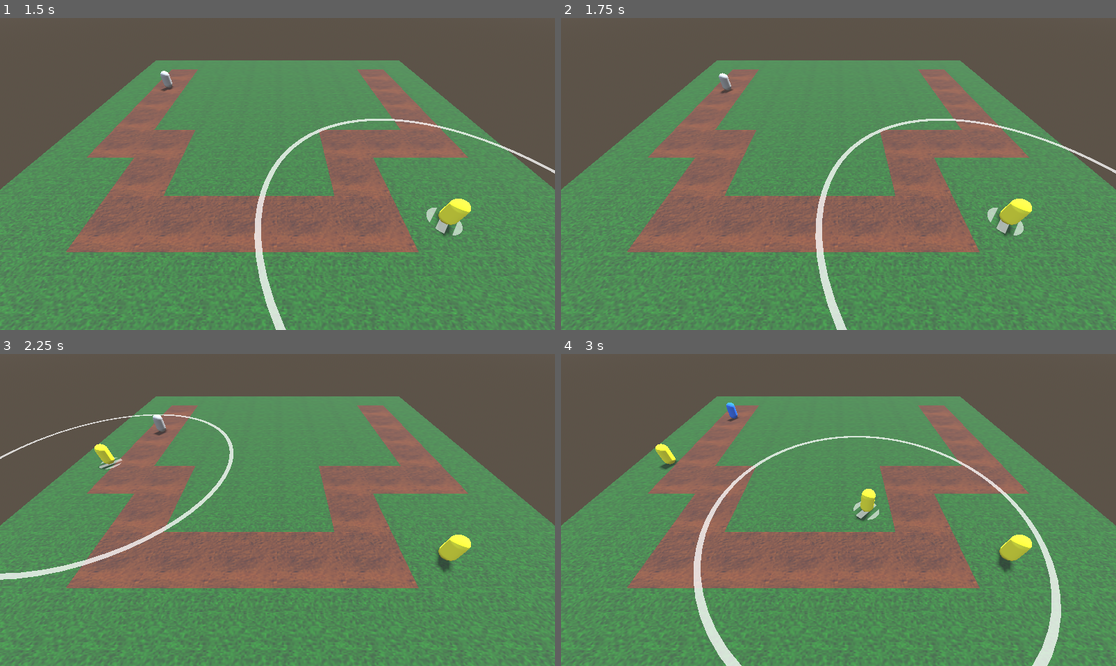
Above: before the commit, frames 1-4 (two rows, left to right).
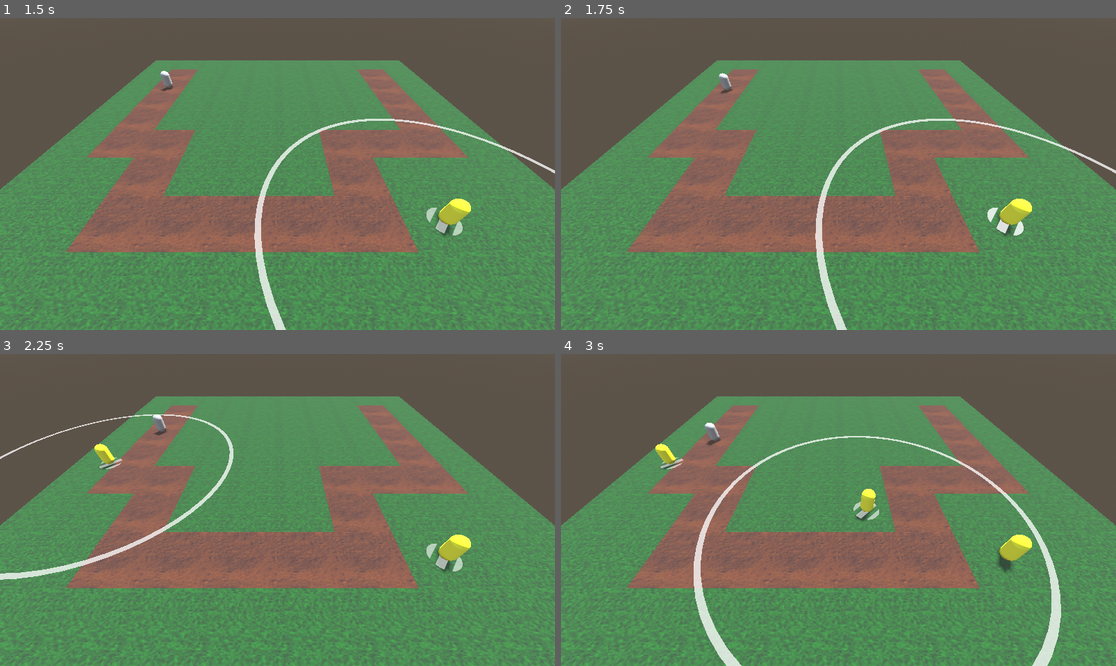
Above: after the commit, the same moments.

Repository: SirRight12/Godot-Tower-Defense
Game: Godot game, scene res://world2.tscn
Two runs of this game, one before a commit and one after it. Both use one fixed random seed, a clock stepped at 60 frames per second and the inputs below. This scene is started directly instead of the project's main scene.
Inputs (mouse positions are in pixels of both pictures, inside the frame that each line leads up to):
- Up to frame 1 (1.5 s): tap Enter at 0.5 s; move the mouse to (249, 236) at 0.52 s; click (249, 236) at 0.6 s; tap 1 (select1) at 0.8, 1.35 s; move the mouse to (444, 220) at 1.27 s; click (444, 220) at 1.42 s
- Up to frame 2 (1.75 s): tap 2 (select2) at 1.55 s
- Up to frame 3 (2.25 s): move the mouse to (111, 463) at 2.02 s; tap 2 (select2) at 2.1 s; click (111, 463) at 2.17 s
- Up to frame 4 (3 s): tap 3 (select3) at 2.3, 2.85 s; move the mouse to (866, 510) at 2.77 s; click (866, 510) at 2.92 s

Frame 1 is identical in both runs. In frame 2, 0.2% of the frame differs, in the area x 76-84%, y 60-70%; in frame 3, 0.2%; in frame 4, 0.3%, in the area x 17-33%, y 15-37%.

Commit message:
doing more stuff
TODO: Models

Diff:
--- a/DamageTower.gd
+++ b/DamageTower.gd
@@ -9,6 +9,7 @@
 	get = get_reload_time
 var awaiting_attack = false
 func _process(_delta):
+	if is_placeholder: return
 	if awaiting_attack: return
 	if range_util.areas.size() < 1: return
 	awaiting_attack = true
--- a/Raycast.gd
+++ b/Raycast.gd
@@ -15,11 +15,12 @@
 var place_holder_tower
 var current_selected
 var placeholder_visible = false
-var is_on_path = false
+var deny_placement = false
 var placeholder_position:Vector3
 var placed_tower = false
 var inspecting_tower = false
 var inspected_tower
+var towers_placed = {}
 func set_filter(color:Color):
 	filter.color = color
 func show_filter():
@@ -29,7 +30,9 @@
 func get_placeholder(tower_selected:PackedScene):
 	revoke_placeholder()
 	show_filter()
+	show_all_tower_deny()
 	place_holder_tower = tower_selected.instantiate()
+	place_holder_tower.is_placeholder = true
 	current_selected = tower_selected
 	get_parent_node_3d().add_child(place_holder_tower)
 	place_holder_tower.show_range()
@@ -38,7 +41,7 @@
 	if !place_holder_tower: return
 	hide_filter()
 	current_selected = false
-	is_on_path = false
+	deny_placement = false
 	place_holder_tower.queue_free()
 	place_holder_tower = false
 func _unhandled_input(event):
@@ -59,10 +62,12 @@
 	var result = world.intersect_ray(query)
 	return result
 func handle_cast(event):
-	if is_on_path: return
+	if deny_placement: return
 	if !place_holder_tower: return
 	if event.is_action_released("pick"):
-		var tower = current_selected.instantiate()
+		hide_all_tower_deny()
+		var tower:Tower = current_selected.instantiate()
+		towers_placed[tower.name] = tower
 		tower.set_position(placeholder_position)
 		revoke_placeholder()
 		get_parent_node_3d().add_child(tower)
@@ -75,14 +80,17 @@
 func move_tower_to_mouse():
 	var result = cast()
 	if !result:
-		is_on_path = true
+		deny_placement = true
 		return
 	if result['collider'].is_in_group("path"):
 		set_filter(can_not_place_color)
-		is_on_path = true
+		deny_placement = true
 	else:
 		set_filter(can_place_color)
-		is_on_path = false
+		deny_placement = false
+	if place_holder_tower.check_deny():
+		set_filter(can_not_place_color)
+		deny_placement = true
 	place_holder_tower.set_position(result['position'])
 	placeholder_position = result['position']
 func handle_tower_select(event):
@@ -138,3 +146,11 @@
 	follow_percent.size.x = new_size
 func _process(_delta):
 	enemy_pick()
+func hide_all_tower_deny():
+	for x in towers_placed:
+		var tower:Tower = towers_placed[x]
+		tower.hide_deny_place()
+func show_all_tower_deny():
+	for x in towers_placed:
+		var tower:Tower = towers_placed[x]
+		tower.show_deny_place()
--- a/Tower.gd
+++ b/Tower.gd
@@ -6,9 +6,10 @@
 @export var upgrades:Array[Upgrade]
 @onready var utils = find_child("TowerUtils")
 @onready var range_util:TowerRange = get_tower_util("Range")
-@onready var deny_place_util = get_tower_util("DenyPlace")
+@onready var deny_place_util:Area3D = get_tower_util("DenyPlace")
 @onready var game:GameManager = get_parent_node_3d().find_child("GameManager")
 @onready var scaler:TimeScale = game.request_manager(game.MANAGERS.TIMESCALE)
+var is_placeholder = false
 func _init():
 	assert(false,"Tower is an abstract class")
 func _ready():
@@ -16,16 +17,21 @@
 func get_tower_util(util_name:String) -> Node3D:
 	return utils.find_child(util_name)
 func show_range():
-	get_tower_util("Range").visible = true
+	range_util.visible = true
 func hide_range():
-	get_tower_util("Range").visible = false
+	range_util.visible = false
 func show_deny_place():
-	get_tower_util("DenyPlace").visible = true
+	deny_place_util.visible = true
 func hide_deny_place():
-	get_tower_util("DenyPlace").visible = false
+	deny_place_util.visible = false
 func show_all():
 	show_range()
 	show_deny_place()
 func hide_all():
 	hide_range()
 	hide_deny_place()
+func check_deny():
+	var areas = deny_place_util.get_overlapping_areas()
+	print(areas)
+	if areas.size() >= 1: return true
+	return false
--- a/tower_utils.tscn
+++ b/tower_utils.tscn
@@ -51,7 +51,6 @@
 radius = 2.9
 height = 0.001
 sides = 64
-material = SubResource("StandardMaterial3D_6hhwj")
 
 [node name="DenyPlace" type="Area3D" parent="."]
 collision_layer = 4
--- a/world2.tscn
+++ b/world2.tscn
@@ -63,5 +63,3 @@
 [node name="FilterRoot" parent="." instance=ExtResource("3_awrul")]
 
 [node name="GameManager" parent="." instance=ExtResource("6_qkjuo")]
-
-[editable path="GameManager"]
Not shown: 1 places in Scout.tscn that only renumber resources
Not shown: 1 places in main.tscn that only renumber resources
Not shown: 4 places in tileset.tres that only renumber resources
Not shown: 1 places in world2.tscn that only renumber resources
